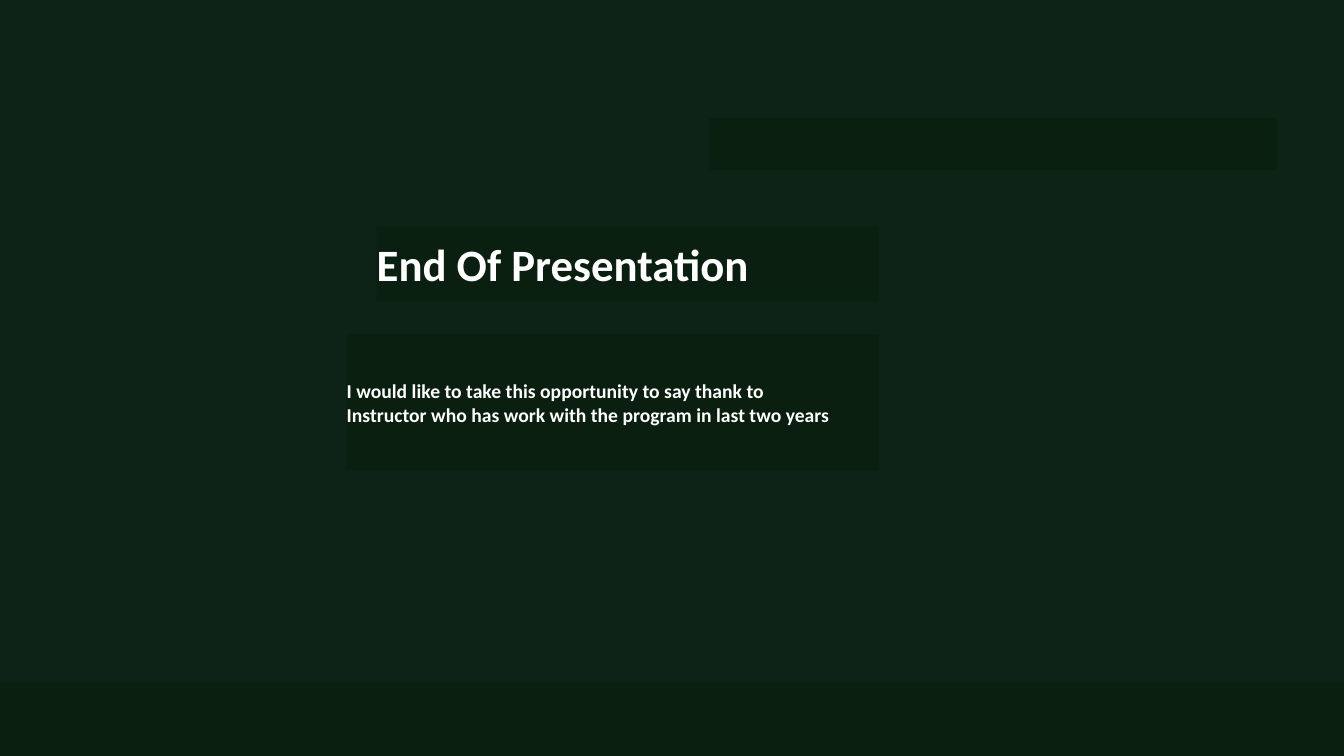
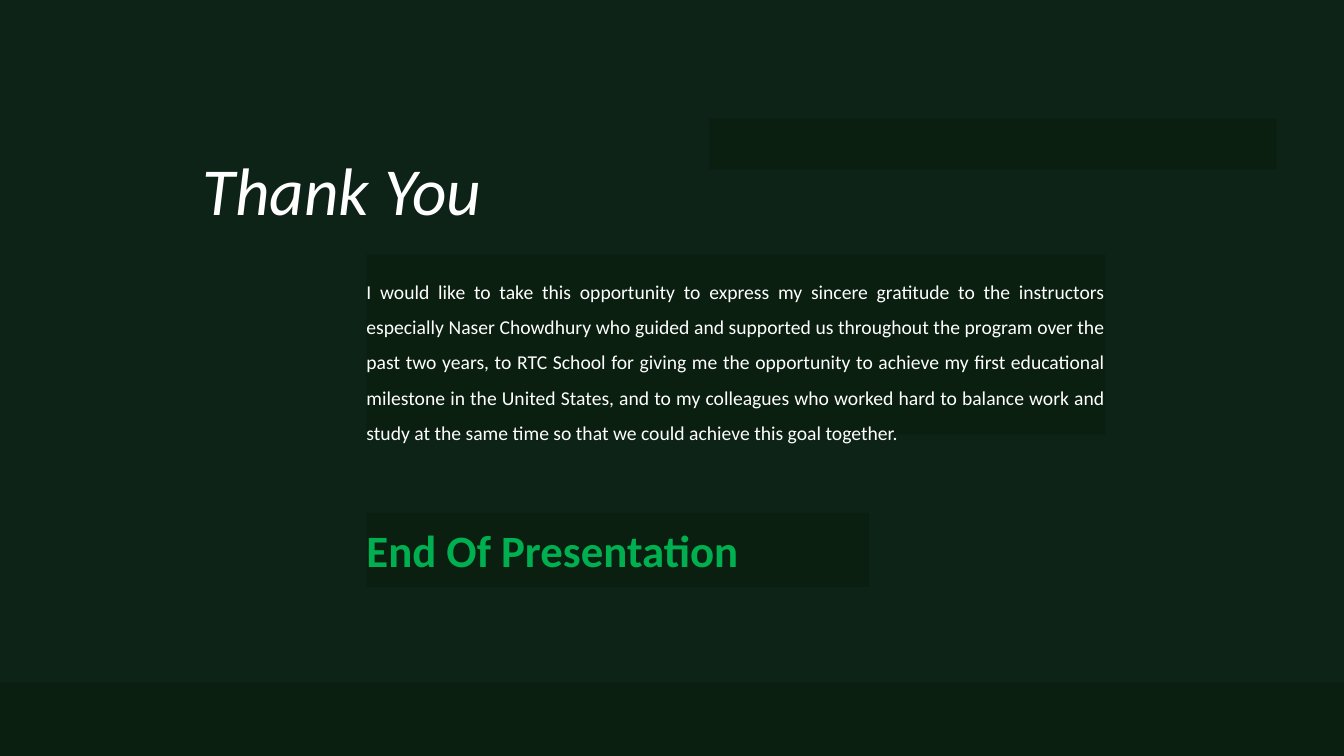
Before and after one commit to TranRTC/capstone_project, a slide deck: slide 14 of Documents/Presentation/Capstone Project Presentation.pptx (slide 15 before the commit). Drawn at 1344x756 pixels with LibreOffice and Linux fonts; fonts in the diff are those of the drawing. Boxes give left, top, right and bottom in pixels: in the first picture for what was removed or moved away, otherwise in the second. Text is boxed around its words. In the diff, an @@ line names an element or a change of style, - is before the commit and + after.

```diff
--- a/Documents/Presentation/Capstone Project Presentation.pptx
+++ b/Documents/Presentation/Capstone Project Presentation.pptx
@@ text added at (202,168,481,216), 48 pt, text #FFFFFF, italic @@
+Thank You
@@ rectangle "I would like to take ...": place and size @@
-rectangle "I would like to take ..." at (347,335,879,471)
+rectangle "I would like to take ..." at (366,255,1105,435)
@@ text in rectangle at (366,285,1104,444): text changed; bold off @@
-I would like to take this opportunity to say thank to
-Instructor who has work with the program in last two years
+I would like to take this opportunity to express my sincere gratitude to the instructors especially Naser Chowdhury who guided and supported us throughout the program over the past two years, to RTC School for giving me the opportunity to achieve my first educational milestone in the United States, and to my colleagues who worked hard to balance work and study at the same time so that we could achieve this goal together.
@@ rectangle "End Of Presentation": place and size @@
-rectangle "End Of Presentation" at (377,227,879,300)
+rectangle "End Of Presentation" at (366,513,868,587)
@@ rectangle "End Of Presentation" at (366,513,868,587): text colour #FFFFFF to #00B050 @@
```
Also in this commit, not shown: 4 other slides changed, 2 slides added, 3 slides removed, 1 other file.
